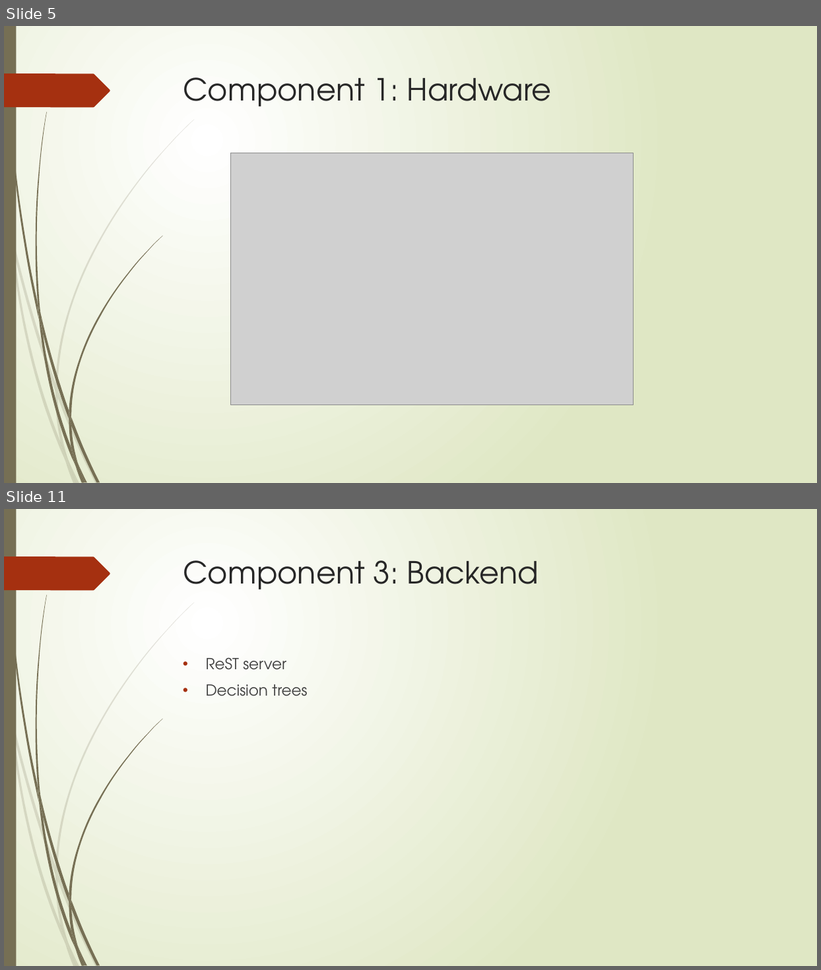
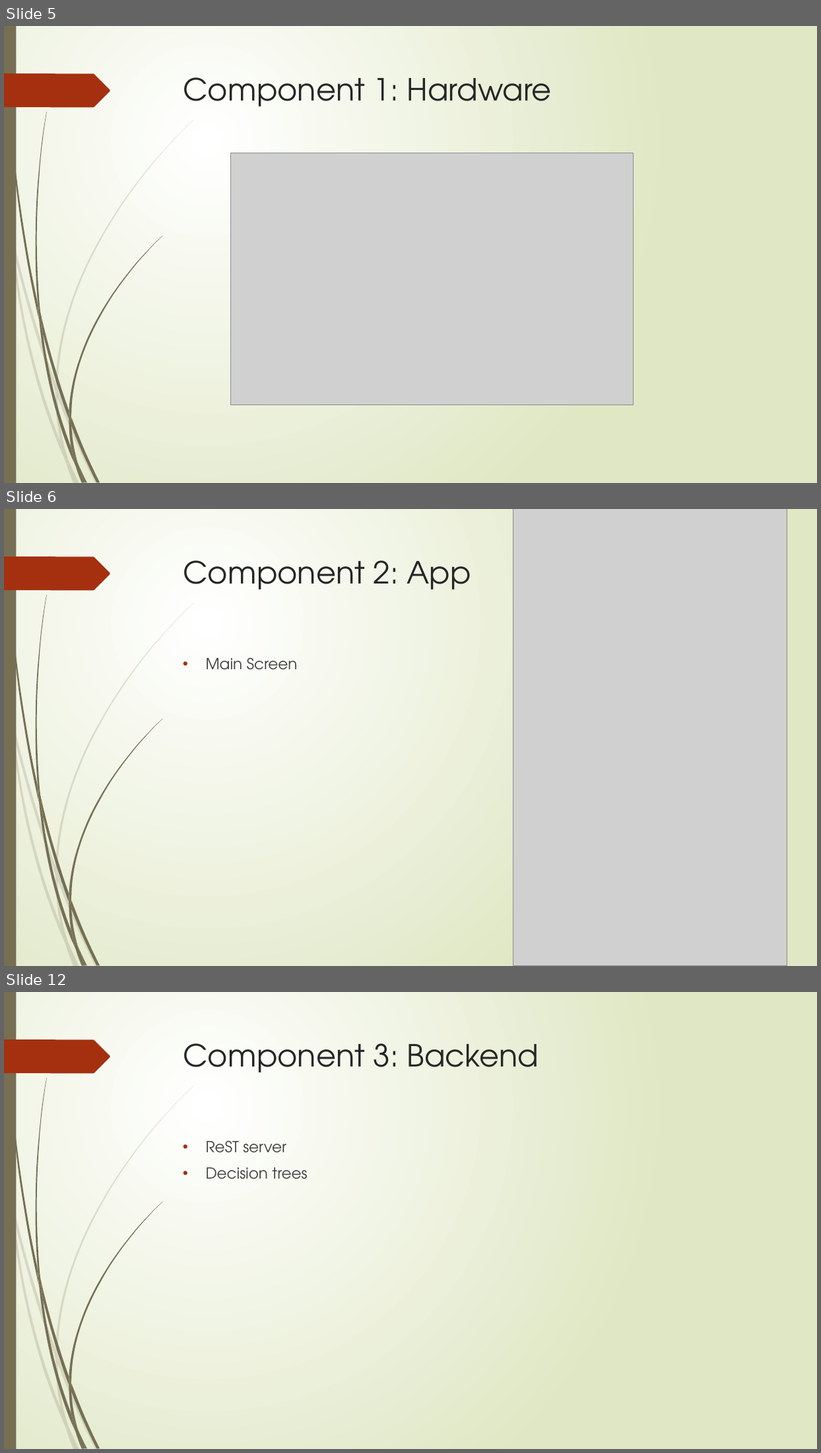
Before and after one commit to jdkirklanduwyo/SeniorDesignGroup2, a slide deck: Documents/Presentation.pptx. Shown one above the other, each under a label of ours: slides 5 and 11 before the commit, slides 5, 6 and 12 after it; the slides between them are not shown. The pictures are 821x970 and 821x1453 pixels, drawn with LibreOffice and Linux fonts; fonts in the diff are those of the drawing; grey boxes stand for pictures. Boxes give left, top, right and bottom in pixels: in the first picture for what was removed or moved away, otherwise in the second. Text is boxed around its words. In the diff, an @@ line names an element or a change of style, - is before the commit and + after.

```diff
--- a/Documents/Presentation.pptx
+++ b/Documents/Presentation.pptx
@@ slide 6 added at [4, 509, 817, 966], background gradient #FFFFFF to #DFE8C4; not listed: 24 template elements that a slide beside it also shows @@
@@ picture added at [514, 509, 788, 966] @@
@@ title added at [183, 560, 471, 590], 36 pt, text #262626 @@
+Component 2: App
@@ text added at [206, 657, 298, 670], 18 pt, text #404040 @@
+• Main Screen
@@ what was slide 11 is now slide 12 @@
```
Also in this commit, not shown: 6 slides changed, 1 other slide added, 1 slide removed.
